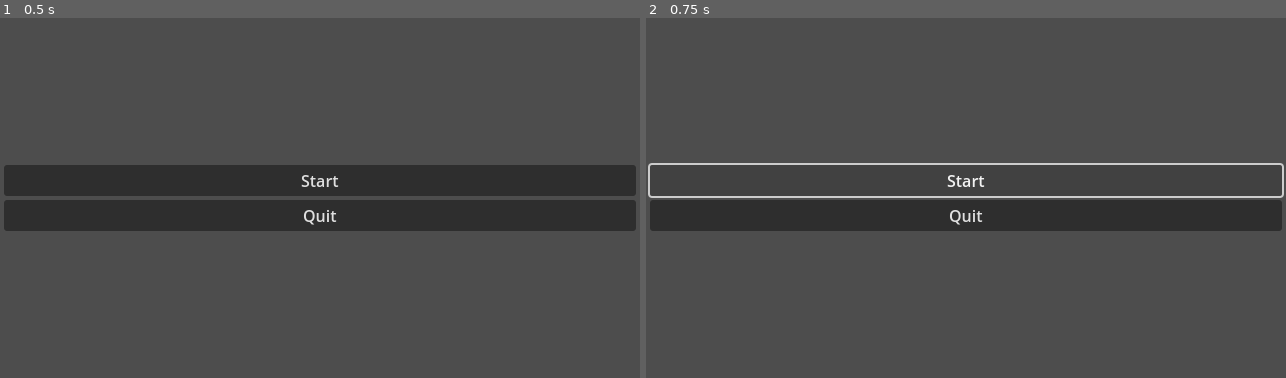
Above: before the commit, frames 1-2 (left to right).
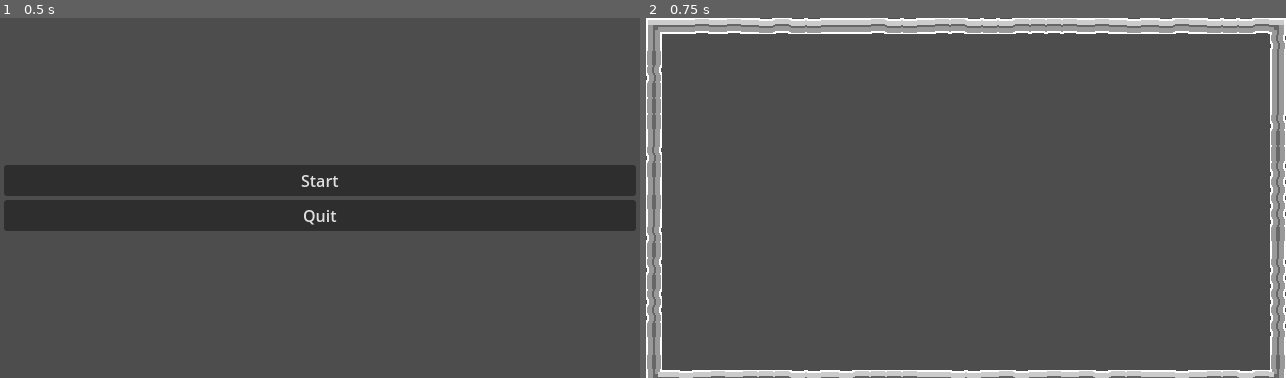
Above: after the commit, the same moments.

Repository: EmperorCookie/groundhogvania
Game: Godot game, scene res://menu/main_menu.tscn
Same seed, same stepped clock (60 frames per second), same inputs: the game is played once before the commit and once after it. The project has no main scene, so this scene is started directly.
Inputs:
- Up to frame 1 (0.5 s): no input
- Up to frame 2 (0.75 s): click "Start" at 0.5 s

Frame 1 is identical in both runs. In frame 2, 20% of the frame differs, in the area x 0-100%, y 0-100%.

Commit message:
Add main menu script and connect button signals
Created main_menu.gd to handle start and quit button actions. Connected button signals in main_menu.tscn and attached the script to the MainMenu node.

Diff:
--- /dev/null
+++ b/menu/main_menu.gd
@@ -0,0 +1,9 @@
+extends Node2D
+
+
+func _on_start_btn_pressed() -> void:
+	get_tree().change_scene_to_file("res://test_level/test_level.tscn")# Replace with function body.
+
+
+func _on_quit_btn_pressed() -> void:
+	get_tree().quit() # Replace with function body.
--- a/menu/main_menu.tscn
+++ b/menu/main_menu.tscn
@@ -1,6 +1,9 @@
-[gd_scene format=3 uid="uid://dnhvqej5wc4oj"]
+[gd_scene load_steps=2 format=3 uid="uid://dnhvqej5wc4oj"]
+
+[ext_resource type="Script" uid="uid://ns4pbhjxw6a4" path="res://menu/main_menu.gd" id="1_chmv6"]
 
 [node name="MainMenu" type="Node2D"]
+script = ExtResource("1_chmv6")
 
 [node name="Control" type="Control" parent="."]
 layout_mode = 3
@@ -35,3 +38,6 @@
 layout_mode = 2
 text = "Quit
 "
+
+[connection signal="pressed" from="Control/MarginContainer/VBoxContainer/start_btn" to="." method="_on_start_btn_pressed"]
+[connection signal="pressed" from="Control/MarginContainer/VBoxContainer/quit_btn" to="." method="_on_quit_btn_pressed"]
Not shown, added: menu/main_menu.gd.uid
